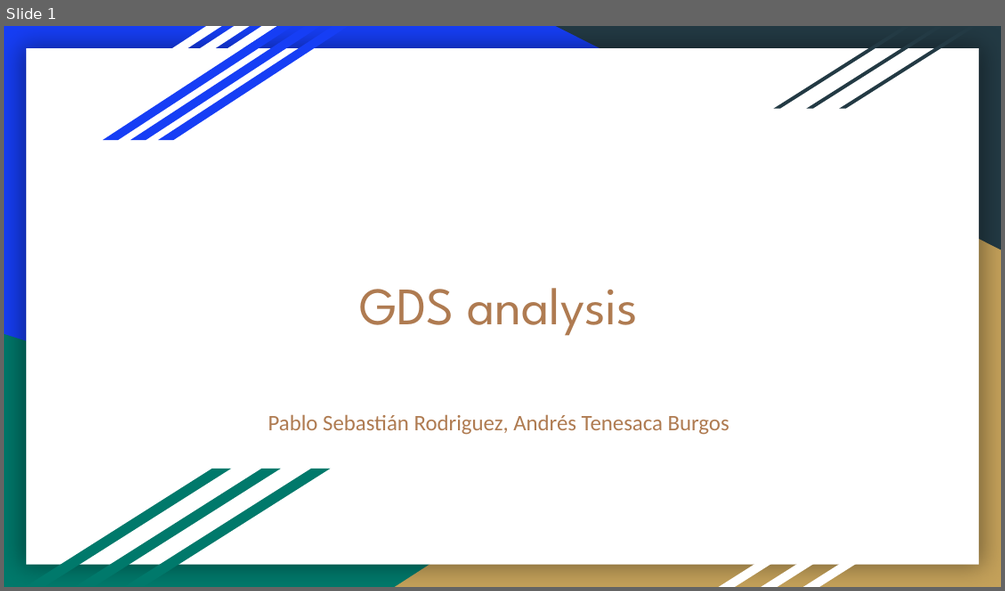
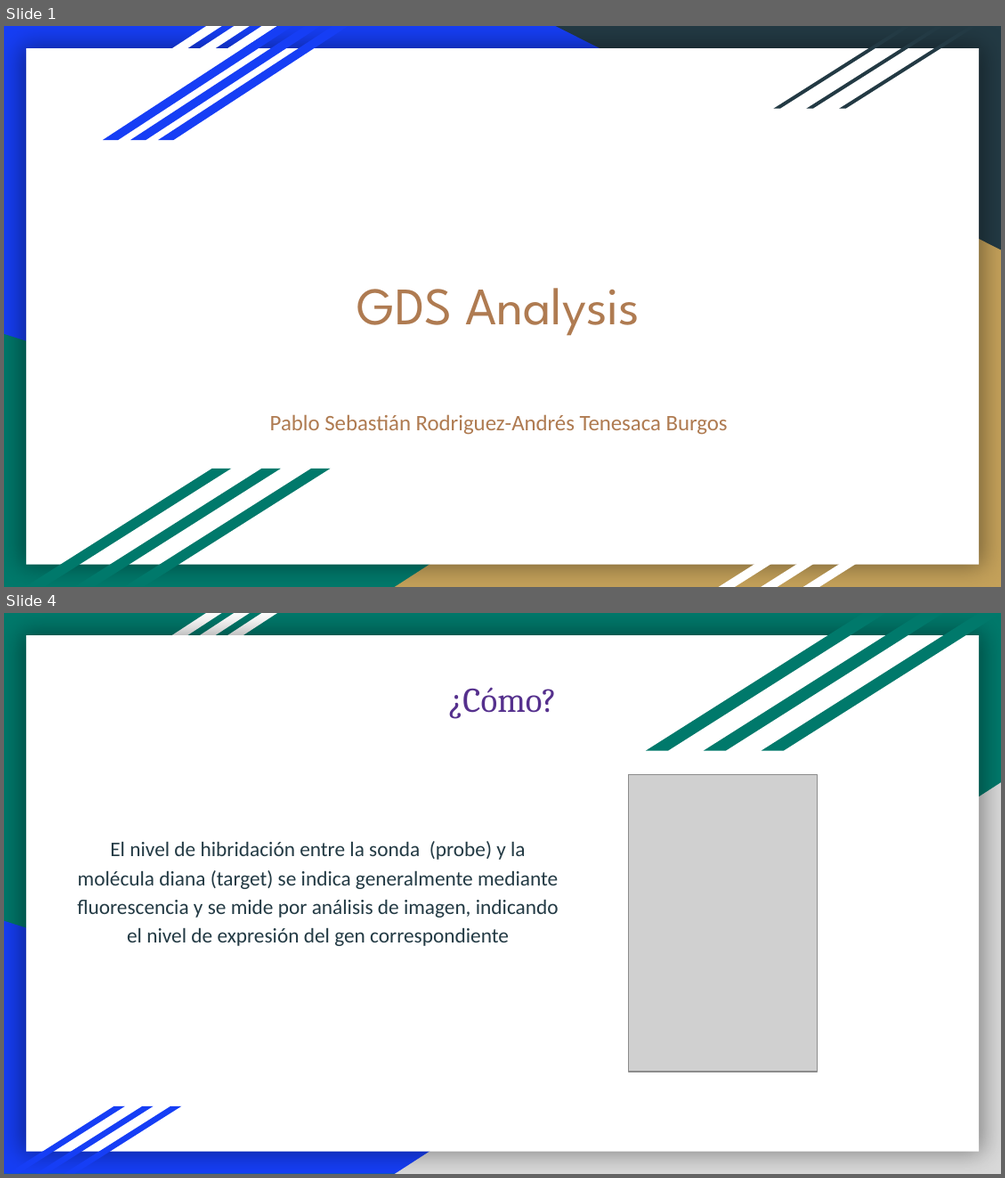
Before and after one commit to atenesaca/M12_Project, a slide deck: presentation/GDS presentation.pptx. Shown one above the other, each under a label of ours: slide 1 before the commit, slides 1 and 4 after it; the slides between them are not shown. The pictures are 1005x591 and 1005x1178 pixels, drawn with LibreOffice and Linux fonts; fonts in the diff are those of the drawing; grey boxes stand for pictures. Boxes give left, top, right and bottom in pixels: in the first picture for what was removed or moved away, otherwise in the second. Text is boxed around its words. In the diff, an @@ line names an element or a change of style, - is before the commit and + after.

```diff
--- a/presentation/GDS presentation.pptx
+++ b/presentation/GDS presentation.pptx
@@ slide 4 added at [4,613,1001,1174], background #00796B; not listed: 4 template elements that a slide beside it also shows @@
@@ parallelogram added at [646,613,885,751], fill #00796B @@
@@ parallelogram added at [704,613,943,751], fill #00796B @@
@@ parallelogram added at [761,613,1001,751], fill #00796B @@
@@ text added at [448,687,557,719], 25 pt, text #55308D @@
+¿Cómo?
@@ right triangle added at [395,782,1001,1174], fill #D9D9D9 @@
@@ picture added at [629,774,817,1071] @@
@@ text added at [77,841,558,946], 15 pt, text #233A44 @@
+El nivel de hibridación entre la sonda (probe) y la molécula diana (target) se indica generalmente mediante fluorescencia y se mide por análisis de imagen, indicando el nivel de expresión del gen correspondiente
@@ right triangle added at [4,921,808,1173], fill #163EF5 @@
@@ parallelogram added at [8,1106,126,1173], fill #163EF5 @@
@@ parallelogram added at [36,1106,154,1173], fill #163EF5 @@
@@ parallelogram added at [64,1106,181,1173], fill #163EF5 @@
@@ slide 1 changed as well @@
@@ title at [357,288,639,336]: text changed @@
-GDS analysis
+GDS Analysis
@@ subtitle at [270,414,728,435]: text changed @@
-Pablo Sebastián Rodriguez, Andrés Tenesaca Burgos
+Pablo Sebastián Rodriguez-Andrés Tenesaca Burgos
```
Also in this commit, not shown: 1 other slide changed, 7 other slides added, 9 slides removed, 3 other files.
